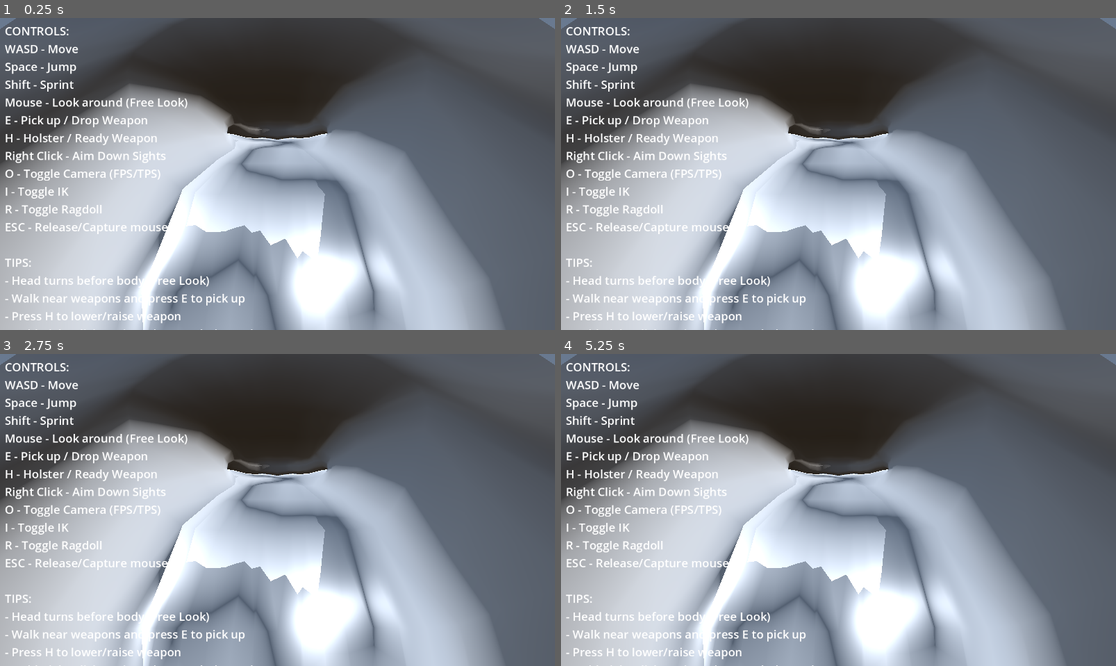
Above: before the commit, frames 1-4 (two rows, left to right).
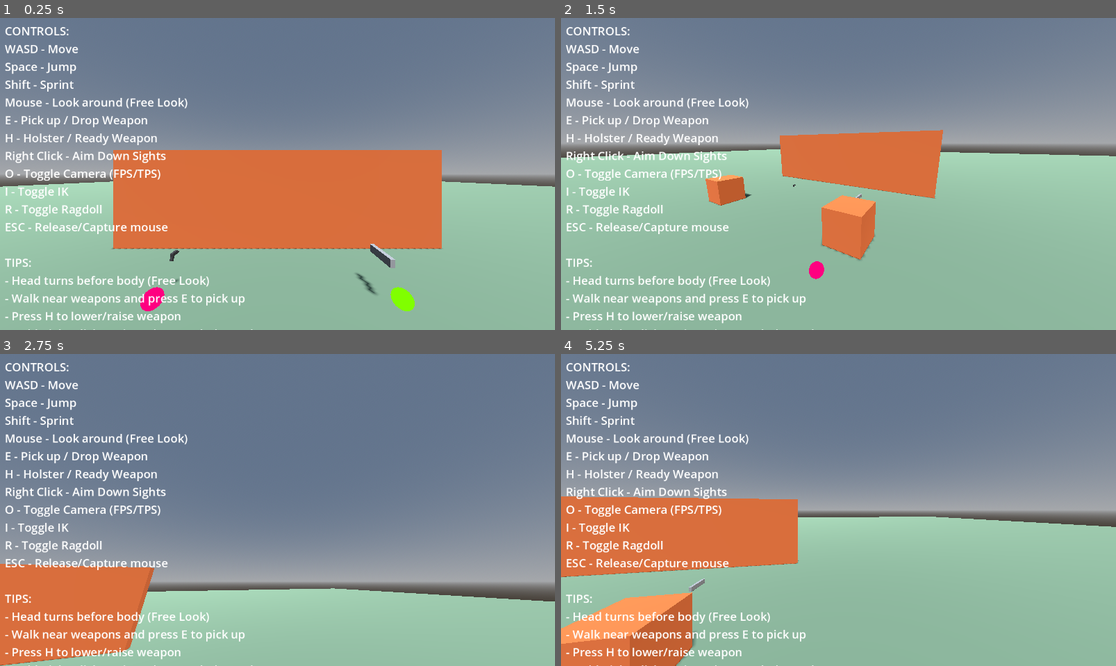
Above: after the commit, the same moments.

Repository: lmf-git/fpsikanimragdoll
Game: Godot game, scene res://world.tscn
Two runs of this game, one before a commit and one after it. Both use one fixed random seed, a clock stepped at 60 frames per second and the inputs below.
Inputs (mouse positions are in pixels of both pictures, inside the frame that each line leads up to):
- Up to frame 1 (0.25 s): no input
- Up to frame 2 (1.5 s): tap Enter at 0.5 s; move the mouse to (960, 158) at 0.52 s; hold D (move_right) 0.53-1.25 s; hold Shift (sprint) 0.53-1.25 s; click (960, 158) at 0.67 s; tap Space (jump) at 0.77 s; drag from (727, 189) to (810, 236) at 1.27 s
- Up to frame 3 (2.75 s): tap Space (jump) at 2 s; move the mouse to (333, 441) at 2.02 s; hold D (move_right) from 2.03 s (still down); hold I (toggle_ik) from 2.03 s (still down)
- Up to frame 4 (5.25 s): release D (move_right) at 2.75 s; release I (toggle_ik) at 2.75 s; drag from (810, 572) to (672, 463) at 2.77 s; tap Enter at 3.5 s; move the mouse to (1005, 556) at 3.52 s; hold A (move_left) 3.53-4.25 s; tap E at 3.6 s; tap Space (jump) at 3.77, 5 s; drag from (672, 463) to (755, 432) at 4.27 s; move the mouse to (866, 510) at 5.02 s; hold S (move_back) from 5.03 s (still down); tap H at 5.1 s; click (866, 510) at 5.17 s

The runs differ from the first frame. In frame 1, 93% of the frame differs, in the area x 0-100%, y 0-100%; in frame 2, 93%; in frame 3, 92%; in frame 4, 93%.
Error before the commit: Parse Error: Identifier "ik_targets_node" not declared in the current scope. (res://character_controller.gd:453)

Commit message:
Fix hand spinning and debug function compilation errors
Fixes:
1. Fixed _debug_ik_positions() compilation errors
   - ik_targets_node was not in scope
   - Now gets node locally: get_node_or_null("IKTargets")
   - Resolves "Identifier not declared" errors on lines 453, 456, 457

2. Disabled hand grip pose to stop spinning hands
   - Commented out _apply_hand_grip_pose() call in _process()
   - Finger bone rotations were causing hands to spin when weapon equipped
   - Needs proper fix to prevent accumulation/spinning
   - Hands will be open for now (no grip animation)

The hand grip pose function needs to be redesigned to not cause spinning.
Options to explore later:
- Use AnimationPlayer for grip pose instead of manual bone rotation
- Apply grip pose only once on weapon equip, not every frame
- Use different rotation method that doesn't accumulate

Diff:
--- a/character_controller.gd
+++ b/character_controller.gd
@@ -450,6 +450,7 @@
 
 func _debug_ik_positions():
 	"""Debug output for IK target positions when aiming - helps with weapon positioning"""
+	var ik_targets_node = get_node_or_null("IKTargets")
 	if not ik_targets_node:
 		return
 
@@ -2489,8 +2490,9 @@
 			_stop_foot_ik()
 
 	# STEP 3: Apply hand grip pose (close fingers)
-	if equipped_weapon and weapon_state != WeaponState.SHEATHED:
-		_apply_hand_grip_pose()
+	# DISABLED: Causing hands to spin - needs fix
+	#if equipped_weapon and weapon_state != WeaponState.SHEATHED:
+	#	_apply_hand_grip_pose()
 
 	# STEP 4: Override weapon orientation to match camera aim direction
 	# This prevents gun from rotating opposite to arm movement
